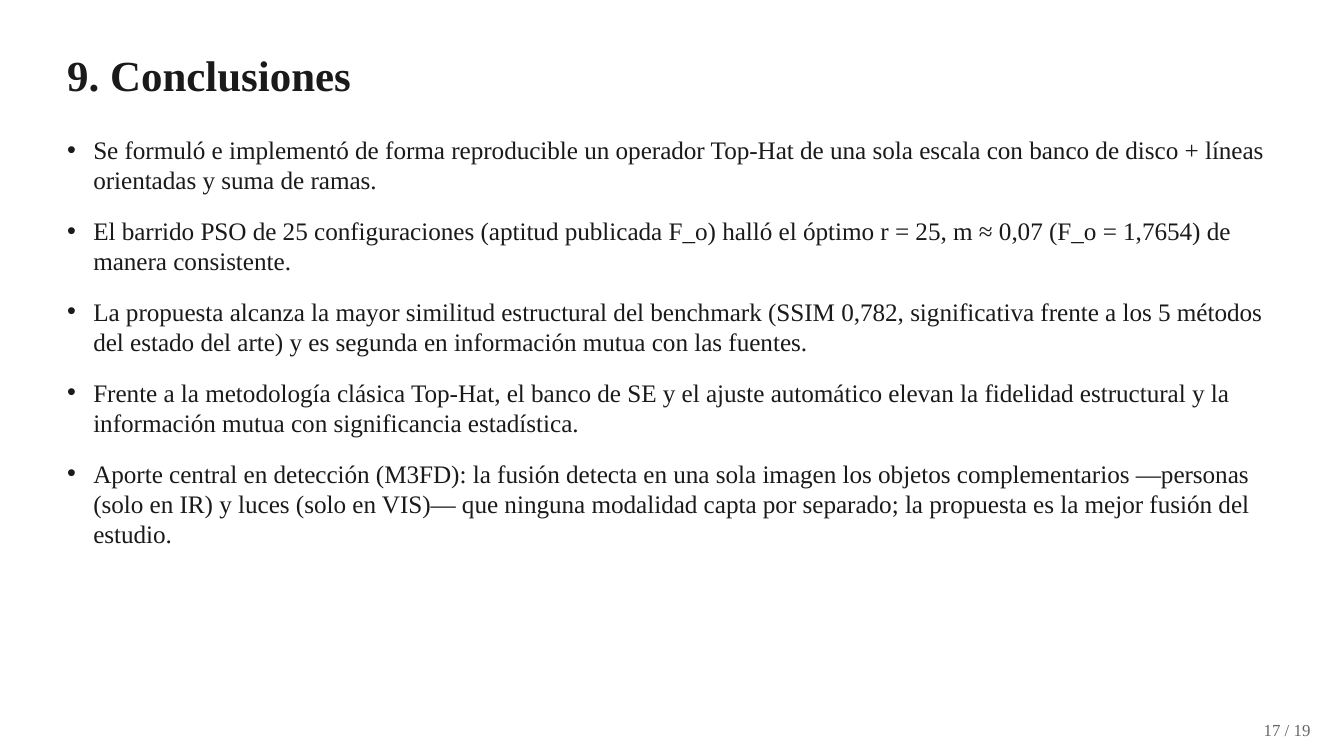
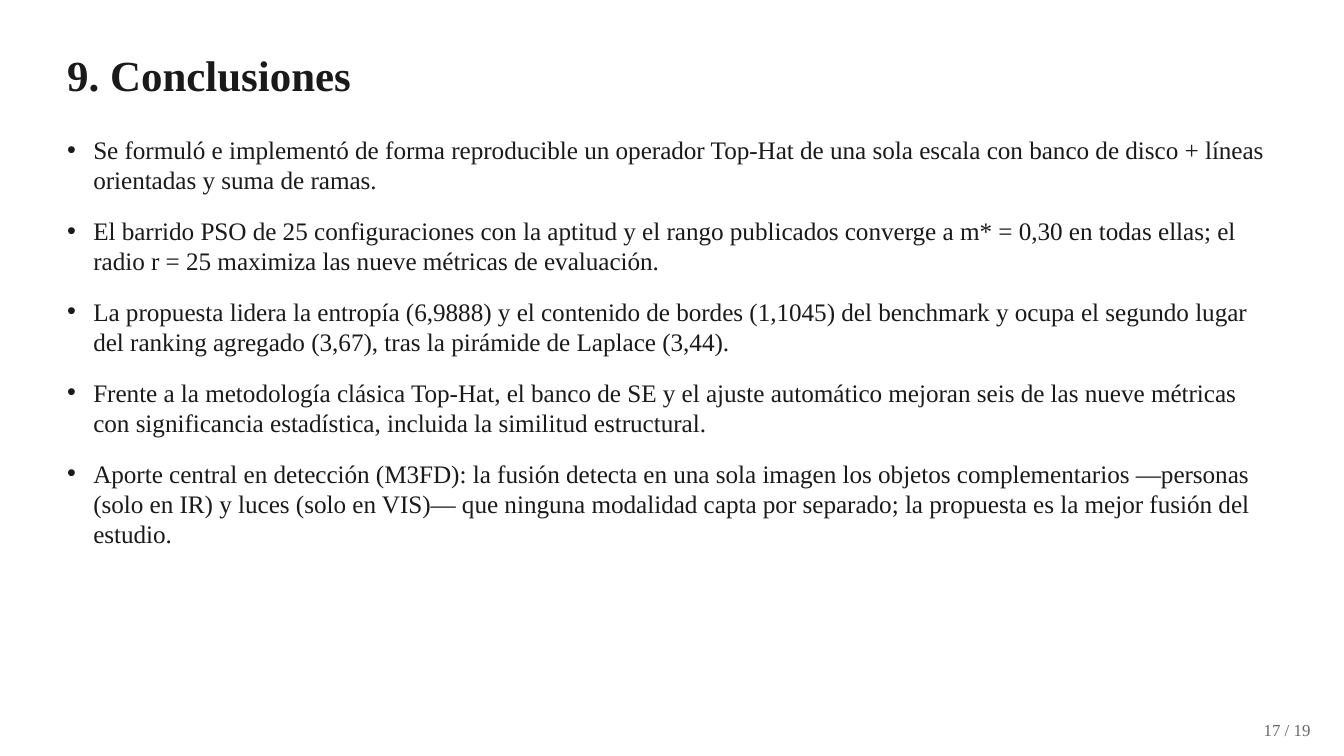
Before and after one commit to YanBajac/TFM_Fusion_Imagenes_Propuesta_Oficial, a slide deck: slide 17 of docs/Tesis_Defensa_Presentacion.pptx. Drawn at 1344x756 pixels with LibreOffice and Linux fonts; fonts in the diff are those of the drawing. Boxes give left, top, right and bottom in pixels: in the first picture for what was removed or moved away, otherwise in the second. Text is boxed around its words. In the diff, an @@ line names an element or a change of style, - is before the commit and + after.

Commit message:
Config oficial r=25, m=0,30: rango publicado sin modificaciones y criterio "mayor es mejor"
Optimizacion fiel a Ortega y Espinoza (2025): aptitud F_o con el rango publicado
m en [0,30; 2,00]; las 25 configuraciones del Cuadro 1 convergen al piso del rango
(m* = 0,30). El radio r = 25 se adopta porque, a igual peso, maximiza las nueve
metricas de evaluacion —todas de tipo "mayor es mejor"— y activa el banco completo
de cinco elementos estructurantes.

Resultados (20 pares TNO, recomputados):
- Ranking agregado: 2o de 7 (3,67), tras la piramide de Laplace (3,44)
- Primera en entropia (6,9888) y contenido de bordes (1,1045); segunda en SD, MG y SF
- Wilcoxon-Holm vs los 5 metodos del estado del arte: gana a los cinco en EN, FE, MG
  y SF, y a cuatro de cinco en SD; cede en fidelidad (SSIM, PSNR) e informacion mutua
- Frente al Top-Hat clasico gana en 6 de 9 metricas, incluida SSIM (0,668 vs 0,578)

Deteccion (reentrenada): LLVIP mAP@0,5 = 0,913, en el extremo inferior de la banda de
fusiones; M3FD mAP = 0,211 y promedio del par complementario 0,124. H3 queda NO
sostenida y se reformula como aporte metodologico: optimizar las metricas de actividad
y optimizar el desempeno en tarea son objetivos distintos y deben reportarse por separado.

Se agregan los analisis que sustentan la decision: analisis_aptitud_operador.py
(ganancia de detalle del operador y descomposicion de F_o), barrido_metricas_vs_m.py
(las nueve metricas frente a m) y comparativa_visual_m.py (control de saturacion).

```diff
--- a/docs/Tesis_Defensa_Presentacion.pptx
+++ b/docs/Tesis_Defensa_Presentacion.pptx
@@ text at [93, 222, 1247, 438]: text changed @@
-• El barrido PSO de 25 configuraciones (aptitud publicada F_o) halló el óptimo r = 25, m ≈ 0,07 (F_o = 1,7654) de manera consistente.
-• La propuesta alcanza la mayor similitud estructural del benchmark (SSIM 0,782, significativa frente a los 5 métodos del estado del arte) y es segunda en información mutua con las fuentes.
-• Frente a la metodología clásica Top-Hat, el banco de SE y el ajuste automático elevan la fidelidad estructural y la información mutua con significancia estadística.
+• El barrido PSO de 25 configuraciones con la aptitud y el rango publicados converge a m* = 0,30 en todas ellas; el radio r = 25 maximiza las nueve métricas de evaluación.
+• La propuesta lidera la entropía (6,9888) y el contenido de bordes (1,1045) del benchmark y ocupa el segundo lugar del ranking agregado (3,67), tras la pirámide de Laplace (3,44).
+• Frente a la metodología clásica Top-Hat, el banco de SE y el ajuste automático mejoran seis de las nueve métricas con significancia estadística, incluida la similitud estructural.
```
Also in this commit, not shown: 9 other slides changed, 51 other files.
